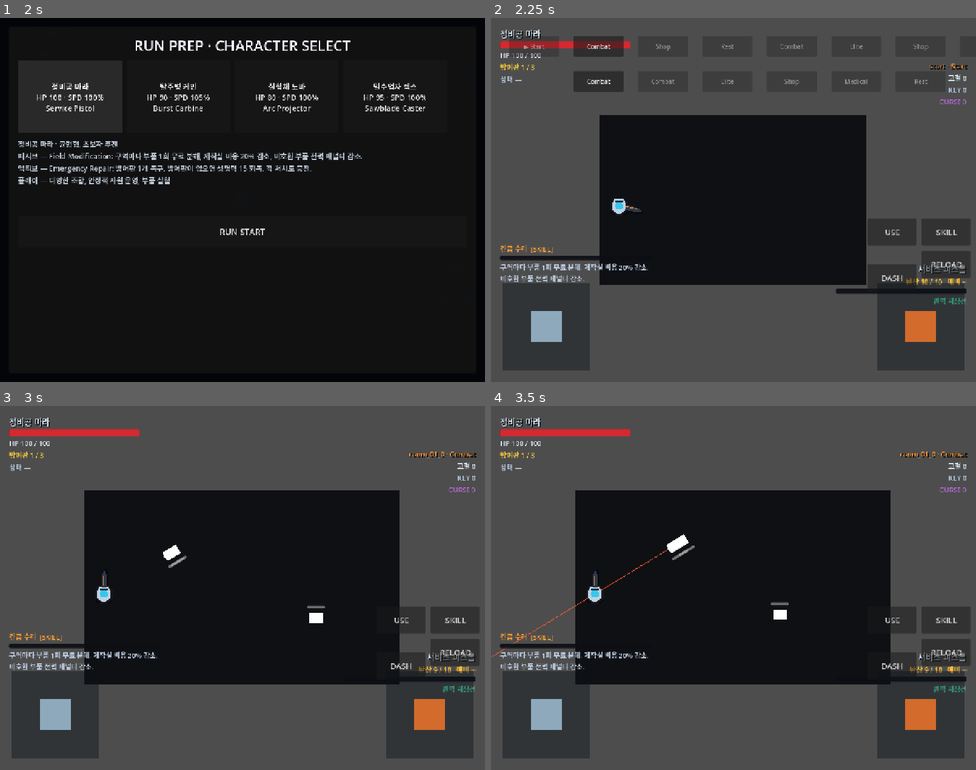
Above: before the commit, frames 1-4 (two rows, left to right).
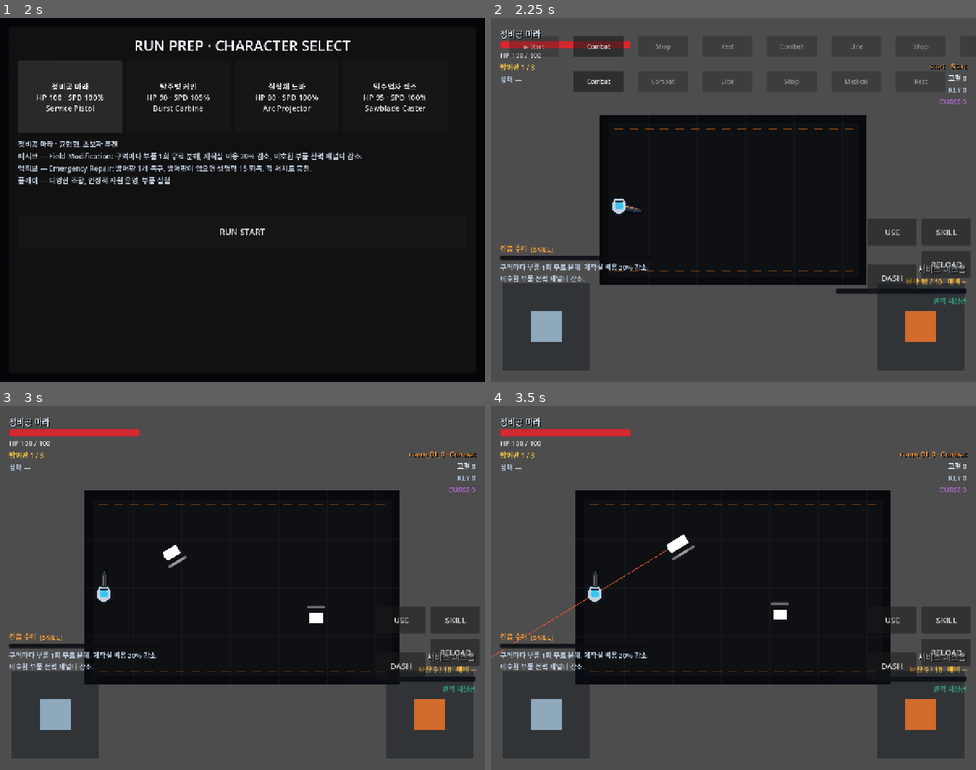
Above: after the commit, the same moments.

Repository: donly987647-max/Topdown-roguelite
Game: Godot game, scene res://scenes/main/RunMain.tscn
Two runs of this game, one before a commit and one after it. Both use one fixed random seed, a clock stepped at 60 frames per second and the inputs below.
Inputs:
- Up to frame 1 (2 s): click "NEW RUN" at 0.5 s; click "정비공 마라 HP 100 · SPD 100% Serv…" at 1.25 s
- Up to frame 2 (2.25 s): click "RUN START" at 2 s
- Up to frame 3 (3 s): click "Combat" at 2.75 s
- Up to frame 4 (3.5 s): no input

Frame 1 is identical in both runs. In frame 2, 0.2% of the frame differs, in the area x 25-75%, y 30-70%; in frame 3, 0.1%; in frame 4, 0.1%.

Commit message:
Add industrial Zone 1 floor treatment

Diff:
--- a/scripts/rooms/zone1_room_scene.gd
+++ b/scripts/rooms/zone1_room_scene.gd
@@ -15,10 +15,79 @@
 	_build_floor(template)
 
 func _build_floor(template: RoomTemplateDefinition) -> void:
+	var room_size := Vector2(template.tile_size.x * tile_world_size, template.tile_size.y * tile_world_size)
 	var floor := Polygon2D.new()
 	floor.name = "Floor"
 	floor.z_index = -20
-	floor.polygon = PackedVector2Array([Vector2.ZERO, Vector2(template.tile_size.x * tile_world_size,0), Vector2(template.tile_size.x * tile_world_size, template.tile_size.y * tile_world_size), Vector2(0, template.tile_size.y * tile_world_size)])
-	floor.color = Color(0.06,0.065,0.075,1.0)
+	floor.polygon = PackedVector2Array([Vector2.ZERO, Vector2(room_size.x, 0), room_size, Vector2(0, room_size.y)])
+	floor.color = Color(0.035, 0.043, 0.055, 1.0)
 	add_child(floor)
 	move_child(floor, 0)
+
+	var inset := tile_world_size * 0.65
+	var inner := Polygon2D.new()
+	inner.name = "FloorInset"
+	inner.z_index = -19
+	inner.polygon = PackedVector2Array([
+		Vector2(inset, inset), Vector2(room_size.x - inset, inset),
+		Vector2(room_size.x - inset, room_size.y - inset), Vector2(inset, room_size.y - inset)
+	])
+	inner.color = Color(0.055, 0.065, 0.078, 1.0)
+	add_child(inner)
+
+	_build_floor_grid(room_size)
+	_build_hazard_accents(room_size)
+
+func _build_floor_grid(room_size: Vector2) -> void:
+	var spacing := tile_world_size * 4.0
+	var grid_color := Color(0.16, 0.19, 0.22, 0.24)
+	var x := spacing
+	while x < room_size.x:
+		var line := Line2D.new()
+		line.z_index = -18
+		line.width = 1.0
+		line.default_color = grid_color
+		line.points = PackedVector2Array([Vector2(x, 0), Vector2(x, room_size.y)])
+		add_child(line)
+		x += spacing
+	var y := spacing
+	while y < room_size.y:
+		var line := Line2D.new()
+		line.z_index = -18
+		line.width = 1.0
+		line.default_color = grid_color
+		line.points = PackedVector2Array([Vector2(0, y), Vector2(room_size.x, y)])
+		add_child(line)
+		y += spacing
+
+func _build_hazard_accents(room_size: Vector2) -> void:
+	var accent := Color(0.92, 0.45, 0.1, 0.52)
+	var margin := tile_world_size * 1.15
+	var segment := tile_world_size * 0.72
+	var gap := tile_world_size * 0.55
+	var x := margin
+	while x < room_size.x - margin:
+		var top := Line2D.new()
+		top.z_index = -17
+		top.width = 3.0
+		top.default_color = accent
+		top.points = PackedVector2Array([Vector2(x, margin), Vector2(minf(x + segment, room_size.x - margin), margin)])
+		add_child(top)
+		var bottom := Line2D.new()
+		bottom.z_index = -17
+		bottom.width = 3.0
+		bottom.default_color = Color(accent.r, accent.g, accent.b, accent.a * 0.65)
+		bottom.points = PackedVector2Array([Vector2(x, room_size.y - margin), Vector2(minf(x + segment, room_size.x - margin), room_size.y - margin)])
+		add_child(bottom)
+		x += segment + gap
+
+	var center_mark := Line2D.new()
+	center_mark.name = "CenterLane"
+	center_mark.z_index = -17
+	center_mark.width = 2.0
+	center_mark.default_color = Color(0.18, 0.72, 0.82, 0.18)
+	center_mark.points = PackedVector2Array([
+		Vector2(room_size.x * 0.5, margin * 1.5),
+		Vector2(room_size.x * 0.5, room_size.y - margin * 1.5)
+	])
+	add_child(center_mark)
